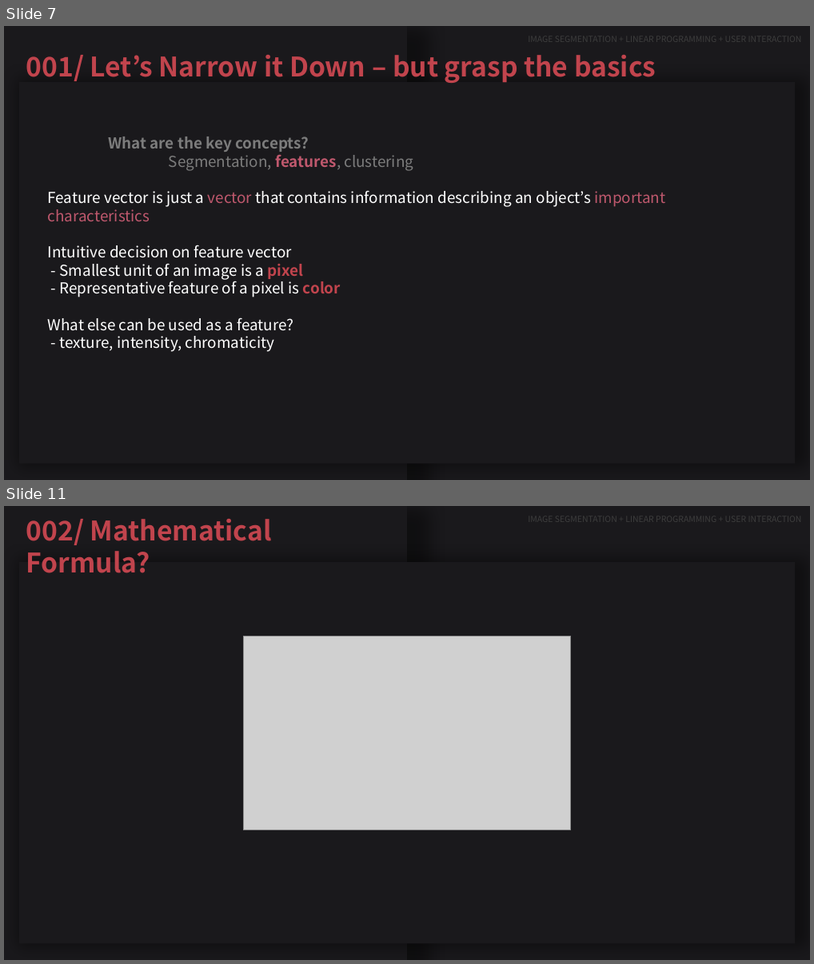
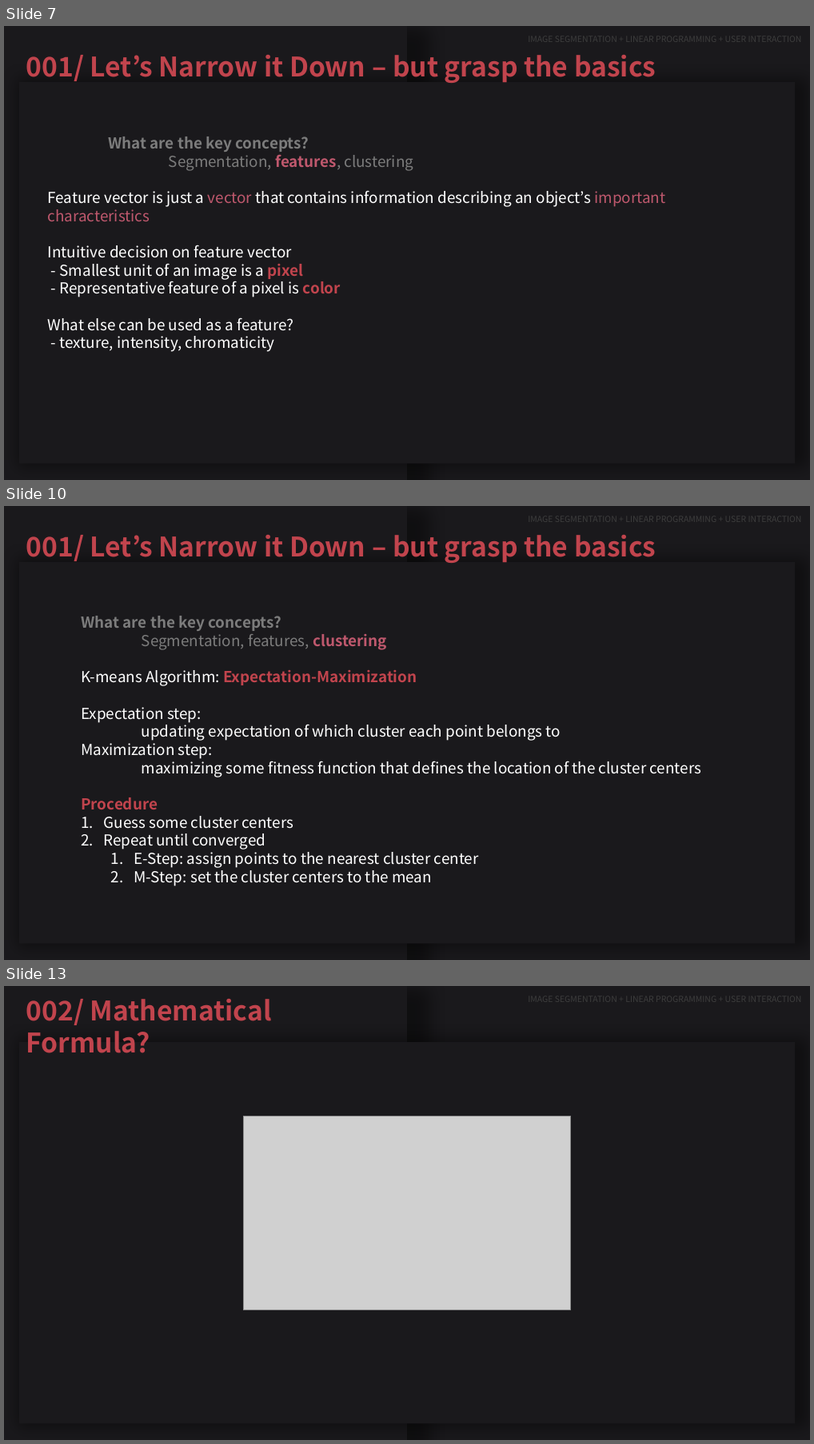
Before and after one commit to JeeheonKim/interactive-color-segmentation-with-linear-programming, a slide deck: comp3807.pptx. Shown one above the other, each under a label of ours: slides 7 and 11 before the commit, slides 7, 10 and 13 after it; the slides between them are not shown. The pictures are 814x964 and 814x1444 pixels, drawn with LibreOffice and Linux fonts; fonts in the diff are those of the drawing; grey boxes stand for pictures. Boxes give left, top, right and bottom in pixels: in the first picture for what was removed or moved away, otherwise in the second. Text is boxed around its words. In the diff, an @@ line names an element or a change of style, - is before the commit and + after.

```diff
--- a/comp3807.pptx
+++ b/comp3807.pptx
@@ slide 10 added at [4, 506, 810, 960], background #1A191C; not listed: 2 template elements that a slide beside it also shows @@
@@ text added at [26, 535, 656, 563], 32 pt, text #C1444D, bold @@
+001/ Let’s Narrow it Down – but grasp the basics
@@ text added at [81, 616, 702, 886], 18 pt, text #FFFFFF @@
+What are the key concepts?
+Segmentation, features, clustering
+K-means Algorithm: Expectation-Maximization
+Expectation step:
+updating expectation of which cluster each point belongs to
+Maximization step:
+maximizing some fitness function that defines the location of the cluster centers
+Procedure
+1. Guess some cluster centers
+2. Repeat until converged
+  1. E-Step: assign points to the nearest cluster center
+  2. M-Step: set the cluster centers to the mean
@@ what was slide 11 is now slide 13 @@
```
Also in this commit, not shown: 8 slides changed, 3 other slides added, 3 other files.
